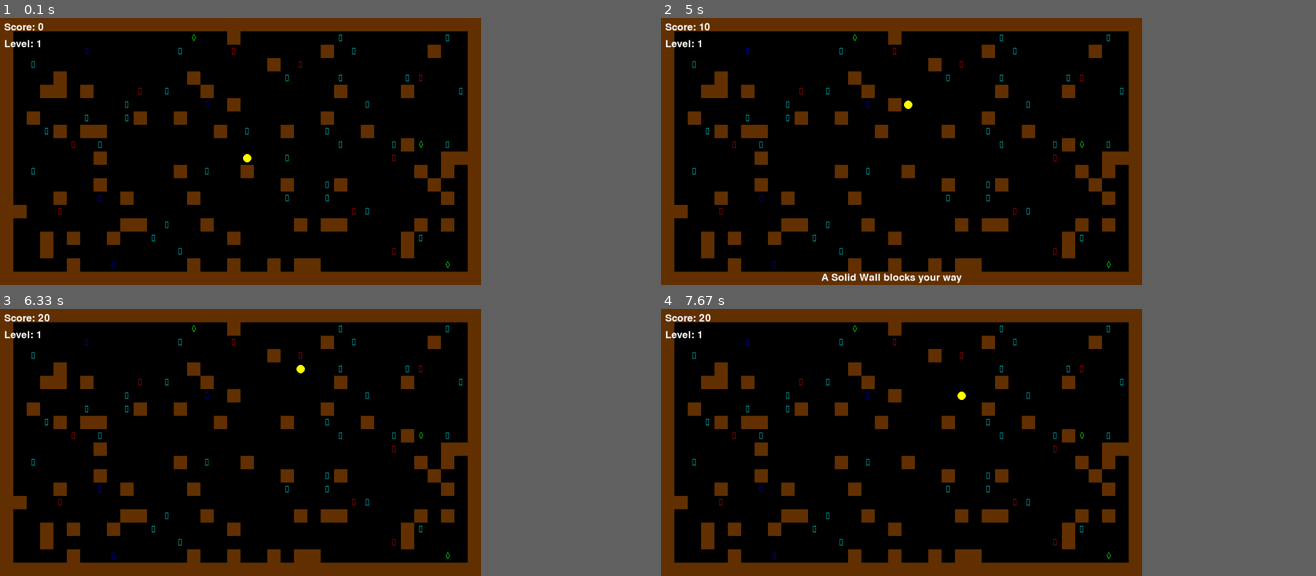
Above: before the commit, frames 1-4 (two rows, left to right).
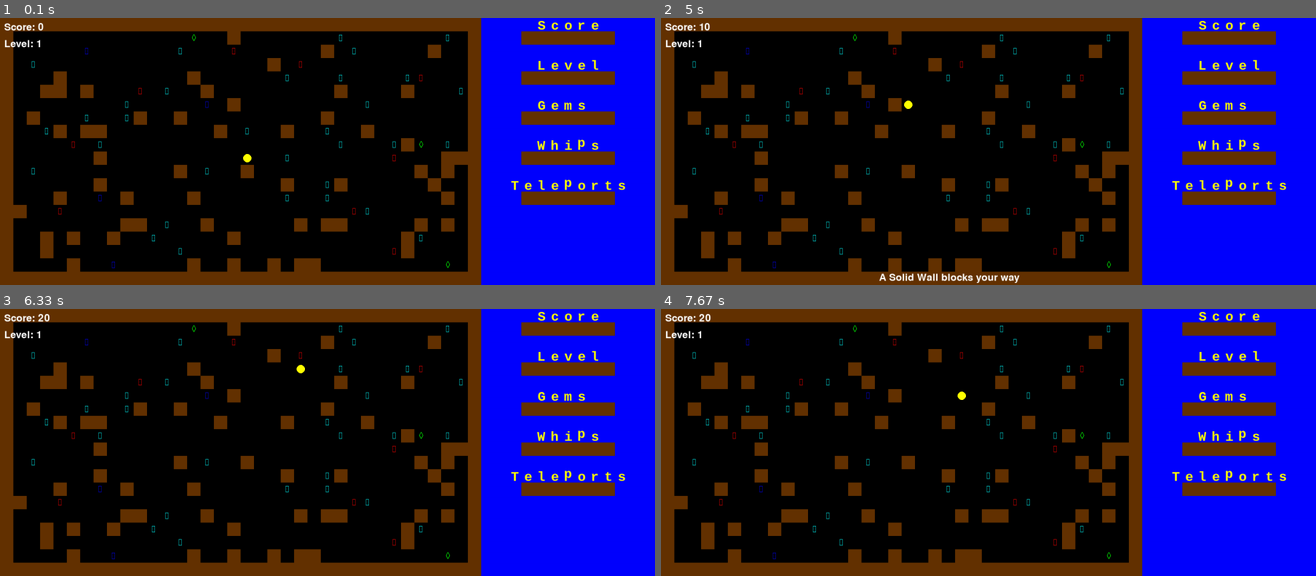
Above: after the commit, the same moments.

Repository: Benricheson101/CS370-Bravo
Game: pygame game, started from kroz_game_Eva_sound_move.py
Same seed, same stepped clock (60 frames per second), same inputs: the game is played once before the commit and once after it.
Inputs:
- Up to frame 1 (0.1 s): no input
- Up to frame 2 (5 s): hold Right 0.33-0.8 s; hold Up 0.83-1.13 s; hold Right 1.17-1.63 s; hold Left 1.67-2.2 s; hold Left 2.23-2.63 s; hold Up 2.67-3.03 s; hold Right 3.07-3.7 s; hold Left 3.73-4.2 s; hold Left 4.23-4.77 s
- Up to frame 3 (6.33 s): hold Up 5.23-5.6 s; hold Right 5.63-6.27 s; hold Down from 6.3 s (still down)
- Up to frame 4 (7.67 s): release Down at 6.67 s; hold Left 6.7-7.17 s; hold Right from 7.2 s (still down)
In our replay, the window is 661x367 before the commit and 900x367 after it. These sizes can differ from the game's own. Grey fills any space a smaller window leaves; there, only what the larger window draws over its background counts as a difference.

The runs differ from the first frame. In frame 1, 4.5% of the frame differs, in the area x 37-96%, y 0-100%; in frame 2, 5.1%, in the area x 24-96%, y 0-100%; in frame 3, 4.5%; in frame 4, 4.5%.

Commit message:
feat: basic scoreboard

Diff:
--- a/kroz_game_Eva_sound_move.py
+++ b/kroz_game_Eva_sound_move.py
@@ -1,15 +1,10 @@
+import sys
 import pygame
-pygame.init()
+import pygame.freetype
 import random
 from enum import Enum
 from dataclasses import dataclass
 from typing import Optional, Tuple, Dict
-import winsound, sys
-
-def beep(a: int, b: int):
-    if sys.platform == "win32":
-        import winsound
-        winsound.Beep(a, b)
 
 # Initialize Pygame
 pygame.init()
@@ -18,9 +13,11 @@
 # Constants
 TILE_SIZE = 32
 GRID_WIDTH = 36
+SCOREBOARD_WIDTH = 13
 GRID_HEIGHT = 20
-SCREEN_WIDTH = GRID_WIDTH * TILE_SIZE
+SCREEN_WIDTH = (GRID_WIDTH + SCOREBOARD_WIDTH) * TILE_SIZE
 SCREEN_HEIGHT = GRID_HEIGHT * TILE_SIZE
+SCOREBOARD_BEGIN = GRID_WIDTH * TILE_SIZE
 FPS = 60
 
 # Colors
@@ -37,6 +34,11 @@
     'gray': (128, 128, 128)
 }
 
+def beep(a: int, b: int):
+    if sys.platform == "win32":
+        import winsound
+        winsound.Beep(a, b)
+
 class TileType(Enum):
     VOID = -1
     EMPTY = 0
@@ -47,6 +49,7 @@
     ENEMY_FAST = 5
     STAIRS = 6
     PLAYER = 7
+    CHAR = 8
 
 class Tile:
     def __init__(self, tile_type: TileType, walkable: bool = True, symbol: str = " "):
@@ -99,6 +102,27 @@
                                         y * tile_size + tile_size//2))
         surface.blit(text, text_rect)
 
+class CharTile(Tile):
+    def __init__(self, char: str, fg = COLORS['white'], bg = COLORS['blue']):
+        super().__init__(TileType.CHAR, False, char)
+        self.char = char
+        self.fg = fg
+        self.bg = bg
+        # self.fg = COLORS['white']
+        # self.bg = COLORS['blue']
+
+    def render(self, surface: pygame.Surface, x: int, y: int, tile_size: int):
+        font = pygame.freetype.SysFont(["Perfect DOS VGA 437", "Courier New"], tile_size, bold=True)
+        text_surface, _ = font.render(self.char, fgcolor=self.fg, bgcolor=self.bg)
+
+        # text_rect = text_surface.convert_alpha().get_rect(center=(x * tile_size + tile_size//2,
+        #                                 y * tile_size + tile_size//2))
+
+        # FIXME: some letters (p, g, j) are positioned weirdly
+        text_rect = text_surface.convert_alpha().get_rect(midbottom=(x * tile_size + tile_size//2,
+        y * tile_size + int(tile_size * (7/8)))) # 7/8 is weird but it looks okay, idk if there's a standard we should follow or now
+        surface.blit(text_surface, text_rect)
+
 class TileMap:
     def __init__(self, width: int, height: int):
         self.tiles = [[EmptyTile() for _ in range(height)] for _ in range(width)]
@@ -125,6 +149,49 @@
             for y in range(self.height):
                 self.tiles[x][y].render(surface, x, y, tile_size)
 
+
+class Scoreboard(TileMap):
+    def __init__(self):
+        super().__init__(SCOREBOARD_WIDTH, GRID_HEIGHT)
+        self.score = 0
+
+    def set_score(self, new_score: int):
+        self.score = new_score
+
+    def set_text(self, text: str, start_pos: tuple[int, int], fg = COLORS['white'], bg = COLORS['blue']):
+        for i, c in enumerate(text):
+            self.set_tile(start_pos[0] + i, start_pos[1], CharTile(c, fg, bg))
+
+    def render(self, surface: pygame.Surface, tile_size: int):
+        sb = pygame.Surface((SCOREBOARD_WIDTH * TILE_SIZE, SCREEN_HEIGHT))
+        rect = sb.get_rect(topleft=(SCOREBOARD_BEGIN, 0))
+
+        sb.fill(COLORS['blue'])
+
+        self.set_text("Score", (4, 0), fg=COLORS['yellow'])
+        for i in range(3, 10):
+            self.set_tile(i, 1, WallTile())
+
+        self.set_text("Level", (4, 3), fg=COLORS['yellow'])
+        for i in range(3, 10):
+            self.set_tile(i, 4, WallTile())
+
+        self.set_text("Gems", (4, 6), fg=COLORS['yellow'])
+        for i in range(3, 10):
+            self.set_tile(i, 7, WallTile())
+
+        self.set_text("Whips", (4, 9), fg=COLORS['yellow'])
+        for i in range(3, 10):
+            self.set_tile(i, 10, WallTile())
+
+        self.set_text("Teleports", (2, 12), fg=COLORS['yellow'])
+        for i in range(3, 10):
+            self.set_tile(i, 13, WallTile())
+
+
+        super().render(sb, tile_size)
+        surface.blit(sb, rect)
+
 class KrozGame:
     def __init__(self):
         self.screen = pygame.display.set_mode((SCREEN_WIDTH, SCREEN_HEIGHT))
@@ -132,7 +199,9 @@
         self.clock = pygame.time.Clock()
 
         # Create tile map
+        # self.tile_map = TileMap(GRID_WIDTH, GRID_HEIGHT)
         self.tile_map = TileMap(GRID_WIDTH, GRID_HEIGHT)
+        self.scoreboard = Scoreboard()
 
         # Player position
         self.player_pos = [GRID_WIDTH // 2, GRID_HEIGHT // 2]
@@ -153,6 +222,10 @@
         for y in range(GRID_HEIGHT):
             self.tile_map.set_tile(0, y, WallTile())
             self.tile_map.set_tile(GRID_WIDTH-1, y, WallTile())
+
+        # for x in range(GRID_WIDTH - SCOREBOARD_WIDTH, GRID_WIDTH):
+        #     for y in range(GRID_HEIGHT):
+        #         self.tile_map.set_tile(x, y, CharTile('A'))
 
         # Add random elements
         for x in range(1, GRID_WIDTH-1):
@@ -187,8 +260,8 @@
             self.last_move_time = 0  # Initialize movement time
         if current_time - self.last_move_time > MOVE_DELAY:
             if keys[pygame.K_LEFT] or keys[pygame.K_RIGHT] or keys[pygame.K_UP] or keys[pygame.K_DOWN]:
-                beep(150,20)
-                beep(100,20)
+                beep(150, 20)
+                beep(100, 20)
 
 
             # Movement logic
@@ -206,17 +279,17 @@
                 if isinstance(tile, GemTile):
                     self.score += 10
                     self.tile_map.set_tile(new_pos[0], new_pos[1], EmptyTile())
-                    beep(200,100)
+                    beep(200, 100)
                     # self.draw_message("gem")
                 self.player_pos = new_pos
 
             elif self.score > 10:
                 self.score -= 10 # Player loses points for running into wall
-                beep(100,10)
-                beep(150,1)
+                beep(100, 10)
+                beep(150, 1)
             else:
-                beep(100,10)
-                beep(150,1)
+                beep(100, 10)
+                beep(150, 1)
                 self.draw_message("wall")
 
 
@@ -244,6 +317,7 @@
 
         # Draw tilemap
         self.tile_map.render(self.screen, TILE_SIZE)
+        self.scoreboard.render(self.screen, TILE_SIZE)
 
         # Draw player
         pygame.draw.circle(self.screen, COLORS['yellow'],
